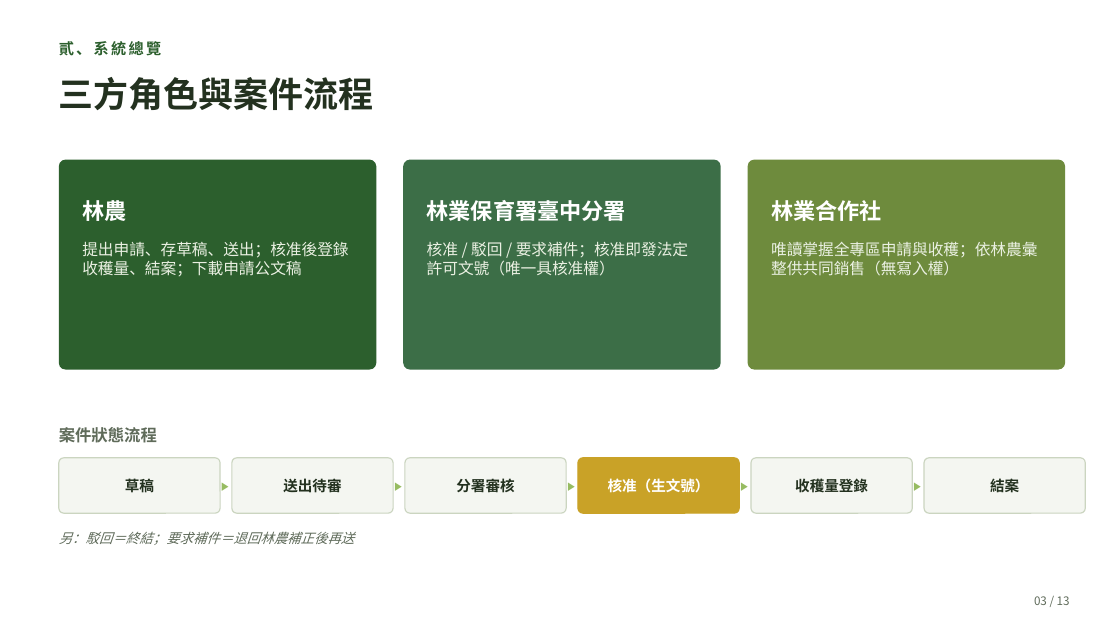
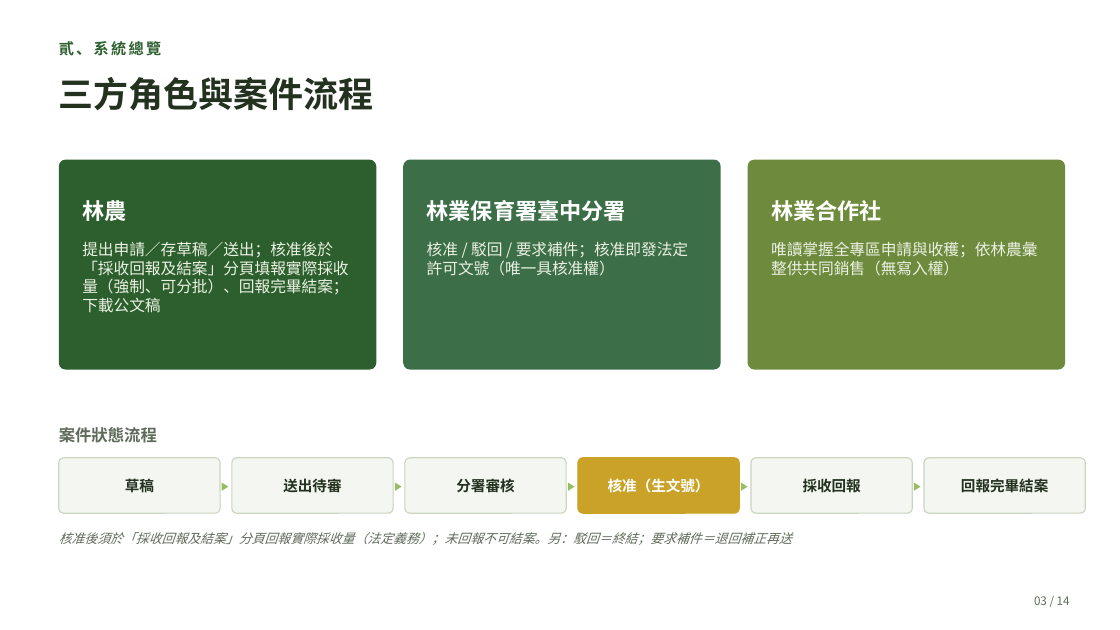
Before and after one commit to cct7366488-collab/2026-forestry-rs, a slide deck: slide 3 of reports/2026-05-mid-demo/05-土肉桂採收許可-520說明會簡報.pptx. Drawn at 1120x630 pixels with LibreOffice and Linux fonts; fonts in the diff are those of the drawing. Boxes give left, top, right and bottom in pixels: in the first picture for what was removed or moved away, otherwise in the second. Text is boxed around its words. In the diff, an @@ line names an element or a change of style, - is before the commit and + after.

Commit message:
ForestMRV 5/20 說明會簡報＋demo腳本：全面對齊 v2.11.39 採收回報及結案
簡報 13→14 頁：新增「柒、採收回報及結案分頁」操作畫面頁；slide 3 狀態機改四階段（申請→審核→採收回報及結案→彙整）＋強制回報；slide 7 改「採收回報」獨立分頁＋G2 未回報明示；結案頁加 G1 client＋規則雙擋閘門；封面/Demo 現況版本對齊 v2.11.39；章節序與頁碼全連動 renumber（壹..拾貳 / 02..13 / 14）。
04-demo腳本.md 操作步驟全面校正到新四分頁 UI（採收回報及結案分頁填報/結案、G1 閘門示範、合作社 G3 並列）＋版本。
本機驗證：node --check OK、14 頁、章節序連貫、頁碼連貫、內容頁無 OOB、無 placeholder、必含項全 OK。

```diff
--- a/reports/2026-05-mid-demo/05-土肉桂採收許可-520說明會簡報.pptx
+++ b/reports/2026-05-mid-demo/05-土肉桂採收許可-520說明會簡報.pptx
@@ text at <box>82,242,348,313</box>: text changed @@
-提出申請、存草稿、送出；核准後登錄收穫量、結案；下載申請公文稿
+提出申請／存草稿／送出；核准後於「採收回報及結案」分頁填報實際採收量（強制、可分批）、回報完畢結案；下載公文稿
@@ text at <box>803,478,861,492</box>: text changed @@
-收穫量登錄
+採收回報
@@ text at <box>961,476,1048,495</box>: text changed @@
-結案
+回報完畢結案
@@ text at <box>59,532,792,545</box>: text changed; size 11.5 to 11 pt @@
-另：駁回＝終結；要求補件＝退回林農補正後再送
+核准後須於「採收回報及結案」分頁回報實際採收量（法定義務）；未回報不可結案。另：駁回＝終結；要求補件＝退回補正再送
@@ text at <box>1034,596,1070,605</box>: text changed @@
-03 / 13
+03 / 14
```
Also in this commit, not shown: 11 other slides changed, 1 slide added, 2 other files.
